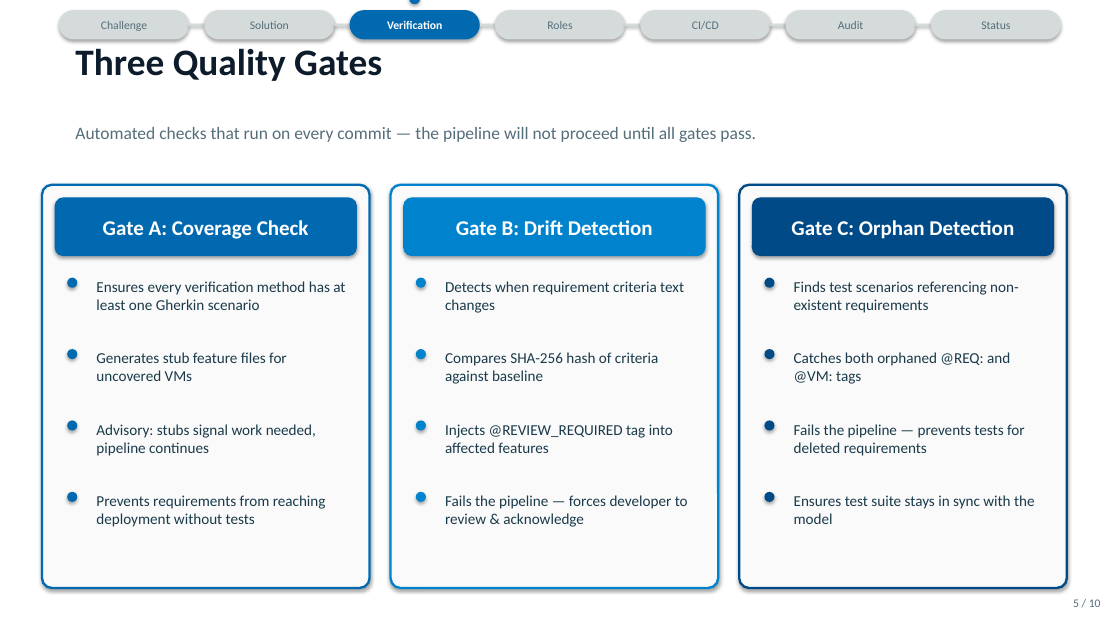
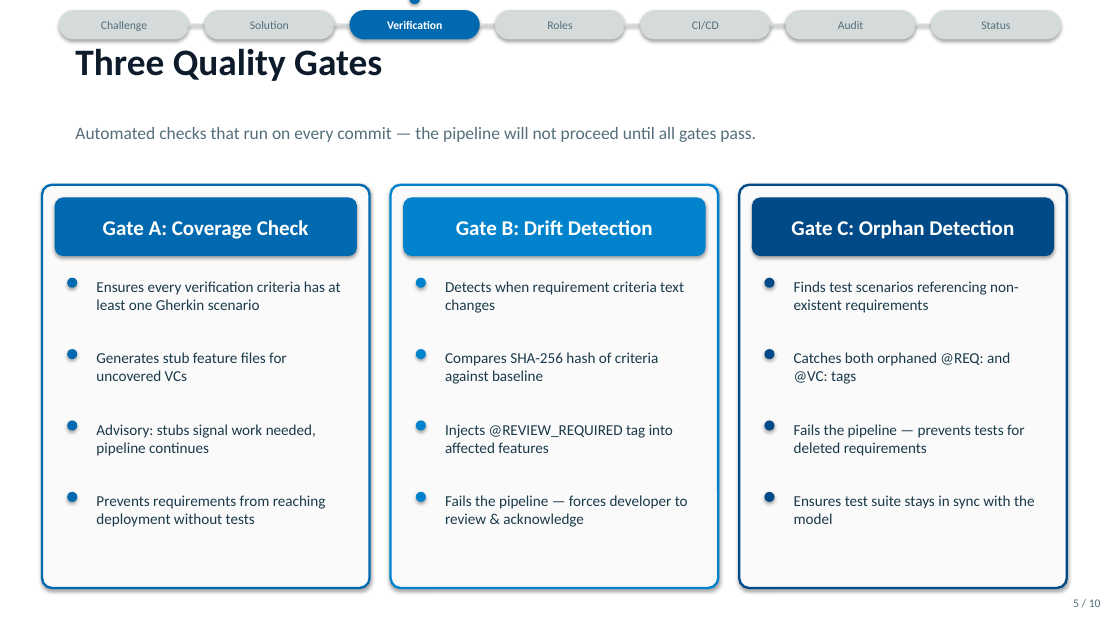
Before and after one commit to blake-perkins/product-pipeline, a slide deck: slide 5 of docs/presentations/MBSE_Pipeline_Executive_Brief.pptx. Drawn at 1120x630 pixels with LibreOffice and Linux fonts; fonts in the diff are those of the drawing. Boxes give left, top, right and bottom in pixels: in the first picture for what was removed or moved away, otherwise in the second. Text is boxed around its words. In the diff, an @@ line names an element or a change of style, - is before the commit and + after.

```diff
--- a/docs/presentations/MBSE_Pipeline_Executive_Brief.pptx
+++ b/docs/presentations/MBSE_Pipeline_Executive_Brief.pptx
@@ text at (x1=96, y1=281, x2=340, y2=310): text changed @@
-Ensures every verification method has at least one Gherkin scenario
+Ensures every verification criteria has at least one Gherkin scenario
@@ text at (x1=96, y1=352, x2=287, y2=381): text changed @@
-Generates stub feature files for uncovered VMs
+Generates stub feature files for uncovered VCs
@@ text at (x1=794, y1=352, x2=1010, y2=384): text changed @@
-Catches both orphaned @REQ: and @VM: tags
+Catches both orphaned @REQ: and @VC: tags
```
Also in this commit, not shown: 5 other slides changed, 1 other file.
